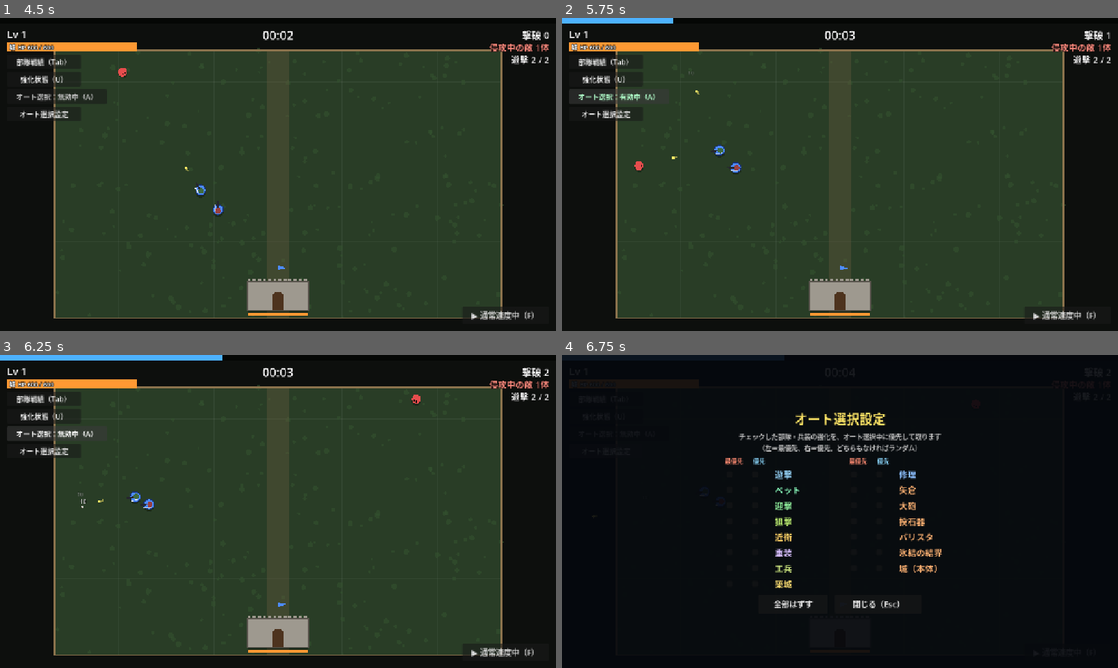
Above: before the commit, frames 1-4 (two rows, left to right).
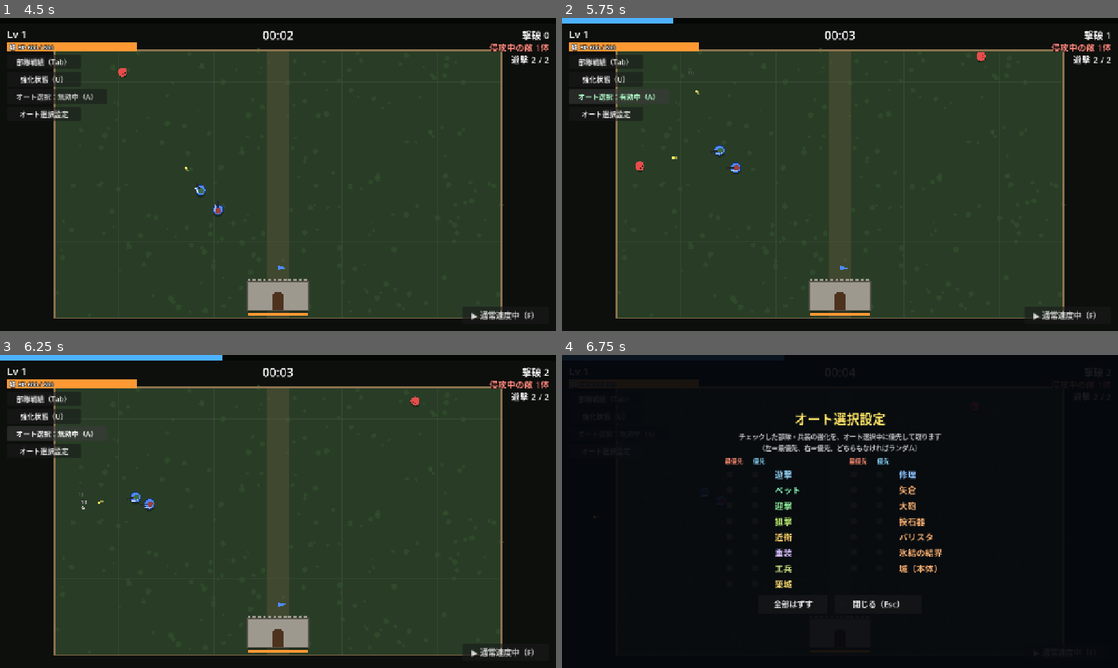
Above: after the commit, the same moments.

Repository: sukepuu/vgnfhusi4v3128904cmtu31
Game: Godot game, scene res://scenes/main.tscn
Same seed, same stepped clock (60 frames per second), same inputs: the game is played once before the commit and once after it.
Inputs:
- Up to frame 1 (4.5 s): click "部隊戦績（Tab）" at 0.5 s; click "強化状態（U）" at 1.25 s; click "▶ 通常速度中（F）" at 2 s; click "閉じる（Tab）" at 2.75 s; tap Enter at 3.5 s; tap R at 3.6 s; hold A from 4.28 s (still down); tap M at 4.35 s
- Up to frame 2 (5.75 s): release A at 5 s; click "オート選択：無効中（A）" at 5 s
- Up to frame 3 (6.25 s): click "オート選択：有効中（A）" at 5.75 s
- Up to frame 4 (6.75 s): click "オート選択設定" at 6.5 s

Frame 1 is identical in both runs. In frame 2, less than 0.1% of the frame differs, in the area x 13-77%, y 10-49%; in frame 3, less than 0.1%, in the area x 14-76%, y 12-50%; in frame 4, less than 0.1%.

Commit message:
Spawn rate reaches its cap at 5 minutes
Co-Authored-By: Claude Opus 5.5 <noreply@anthropic.com>
Claude-Session: https://claude.ai/code/session_011NyugcHQ7VLrKVd7aaRyr2

Diff:
--- a/auto_soldier/scripts/main.gd
+++ b/auto_soldier/scripts/main.gd
@@ -642,9 +642,10 @@
 
 ## 敵の出現ペース（1秒に何体）：SPAWN_BASE から毎秒 SPAWN_GROWTH ずつ増え、SPAWN_MAX で頭打ち
 const SPAWN_BASE := 0.8
-const SPAWN_GROWTH := 0.018
+## 5分（300秒）でちょうど上限になる増え方
+const SPAWN_GROWTH := 0.034
 const SPAWN_MAX := 11.0
-## 出現ペースが上限になる時刻（秒）。約9分27秒
+## 出現ペースが上限になる時刻（秒）。5分
 const SPAWN_CAP_TIME := (SPAWN_MAX - SPAWN_BASE) / SPAWN_GROWTH
 ## 上限になったあと、敵のHP倍率が1分ごとに増える量（増え方はずっと一定）
 const HP_PER_MIN := 8.0
Not shown, changed: auto_soldier/README.md
